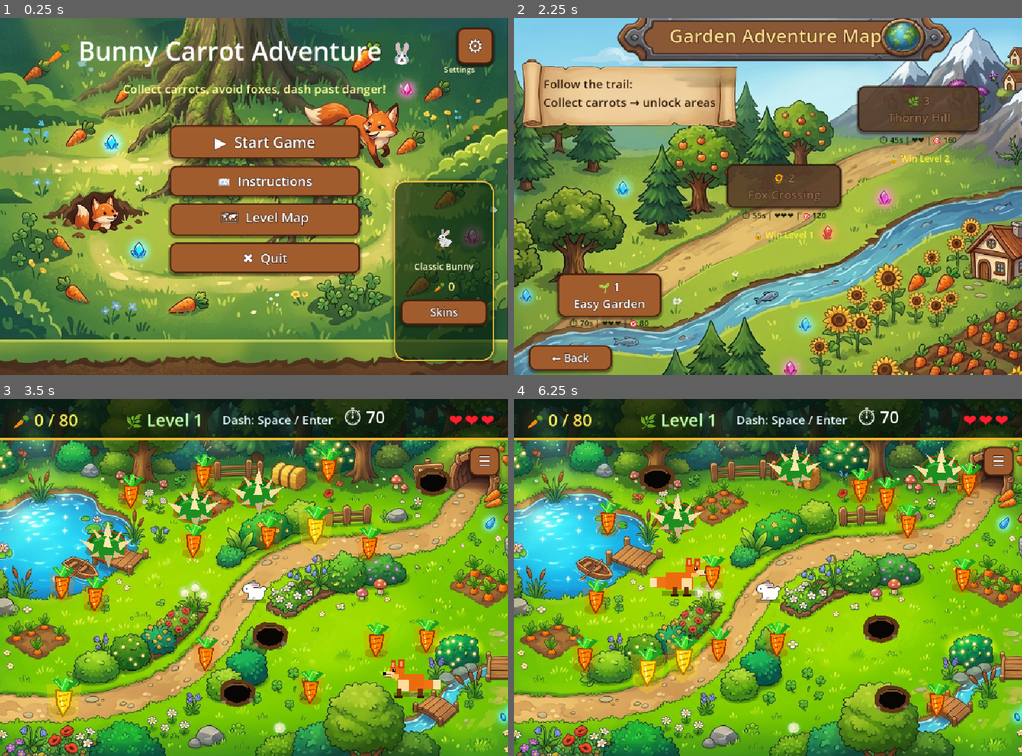
Above: before the commit, frames 1-4 (two rows, left to right).
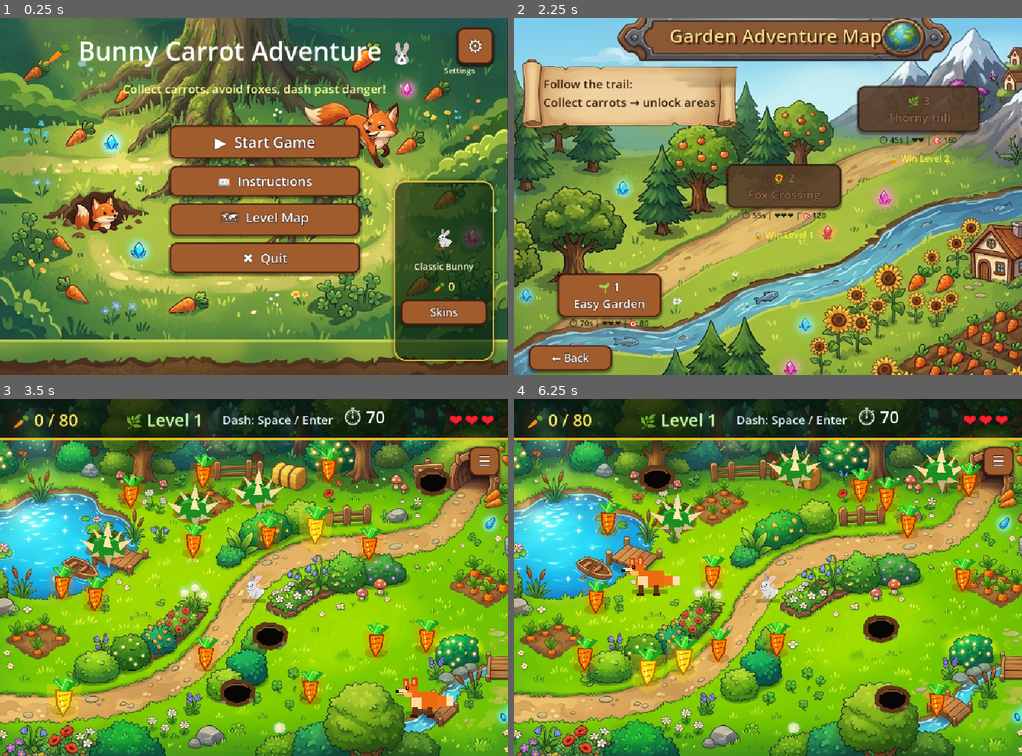
Above: after the commit, the same moments.

Repository: hamzabasem900-source/RUBBY
Game: Godot game, scene res://scenes/MainMenu.tscn
The game is run twice, just before and just after one commit, with the same random seed, the same clock (stepped at 60 frames per second) and the same inputs.
Inputs:
- Up to frame 1 (0.25 s): no input
- Up to frame 2 (2.25 s): click "🗺 Level Map" at 0.5 s; click "← Back" at 1.25 s; click "▶ Start Game" at 2 s
- Up to frame 3 (3.5 s): click "🌱 1 Easy Garden" at 2.75 s
- Up to frame 4 (6.25 s): click "☰" at 3.5 s; click "🏠 Back to Lobby" at 4.25 s; click "▶ Start Game" at 5 s; click "🌱 1 Easy Garden" at 5.75 s

The runs differ from the first frame. In frame 1, less than 0.1% of the frame differs, in the area x 87-94%, y 13-17%; in frame 2, 0.3%; in frame 3, 1.2%, in the area x 47-90%, y 48-90%; in frame 4, 1.1%.
Error after the commit: Parse Error: Cannot infer the type of "hop" variable because the value doesn't have a set type. (res://scripts/player.gd:239)

Commit message:
Animate tinted bunny skins and fit Arabic settings label

Diff:
--- a/scenes/LevelMap.tscn
+++ b/scenes/LevelMap.tscn
@@ -23,6 +23,18 @@
 position = Vector2(531, 38)
 scale = Vector2(1.0265352, 0.8722454)
 texture = ExtResource("3_he8ie")
+
+[node name="TitleTextShadow" type="Label" parent="."]
+layout_mode = 0
+offset_left = 291.0
+offset_top = 13.0
+offset_right = 772.0
+offset_bottom = 67.0
+theme_override_colors/font_color = Color(0.1, 0.04, 0.02, 0.62)
+theme_override_constants/outline_size = 0
+theme_override_font_sizes/font_size = 38
+text = "Garden Adventure Map"
+horizontal_alignment = 1
 
 [node name="TitleLabel" type="Label" parent="." unique_id=1022601210]
 layout_mode = 0
--- a/scenes/MainMenu.tscn
+++ b/scenes/MainMenu.tscn
@@ -88,6 +88,7 @@
 theme_override_font_sizes/font_size = 16
 text = "Settings"
 horizontal_alignment = 1
+vertical_alignment = 1
 
 [node name="CenterContainer" type="CenterContainer" parent="." unique_id=243046620]
 layout_mode = 1
--- a/scenes/Player.tscn
+++ b/scenes/Player.tscn
@@ -10,69 +10,216 @@
 [sub_resource type="CircleShape2D" id="SubResource_2"]
 radius = 34.0
 
+[sub_resource type="AtlasTexture" id="AtlasTexture_white_idle_0"]
+atlas = ExtResource("2_white_sheet")
+region = Rect2(104, 252, 86, 116)
+
+[sub_resource type="AtlasTexture" id="AtlasTexture_white_idle_1"]
+atlas = ExtResource("2_white_sheet")
+region = Rect2(170, 252, 86, 116)
+
+[sub_resource type="AtlasTexture" id="AtlasTexture_white_idle_2"]
+atlas = ExtResource("2_white_sheet")
+region = Rect2(234, 252, 86, 116)
+
+[sub_resource type="AtlasTexture" id="AtlasTexture_white_idle_3"]
+atlas = ExtResource("2_white_sheet")
+region = Rect2(292, 252, 88, 116)
+
+[sub_resource type="AtlasTexture" id="AtlasTexture_white_idle_4"]
+atlas = ExtResource("2_white_sheet")
+region = Rect2(352, 252, 92, 116)
+
+[sub_resource type="AtlasTexture" id="AtlasTexture_white_idle_5"]
+atlas = ExtResource("2_white_sheet")
+region = Rect2(420, 252, 96, 116)
+
+[sub_resource type="AtlasTexture" id="AtlasTexture_white_idle_6"]
+atlas = ExtResource("2_white_sheet")
+region = Rect2(352, 252, 92, 116)
+
+[sub_resource type="AtlasTexture" id="AtlasTexture_white_idle_7"]
+atlas = ExtResource("2_white_sheet")
+region = Rect2(292, 252, 88, 116)
+
+[sub_resource type="AtlasTexture" id="AtlasTexture_white_idle_8"]
+atlas = ExtResource("2_white_sheet")
+region = Rect2(234, 252, 86, 116)
+
+[sub_resource type="AtlasTexture" id="AtlasTexture_white_idle_9"]
+atlas = ExtResource("2_white_sheet")
+region = Rect2(170, 252, 86, 116)
+
 [sub_resource type="AtlasTexture" id="AtlasTexture_white_hop_0"]
 atlas = ExtResource("2_white_sheet")
-region = Rect2(8, 60, 88, 96)
+region = Rect2(8, 60, 88, 100)
 
 [sub_resource type="AtlasTexture" id="AtlasTexture_white_hop_1"]
 atlas = ExtResource("2_white_sheet")
-region = Rect2(74, 60, 88, 96)
+region = Rect2(74, 60, 88, 100)
 
 [sub_resource type="AtlasTexture" id="AtlasTexture_white_hop_2"]
 atlas = ExtResource("2_white_sheet")
-region = Rect2(139, 60, 88, 96)
+region = Rect2(139, 60, 88, 100)
 
 [sub_resource type="AtlasTexture" id="AtlasTexture_white_hop_3"]
 atlas = ExtResource("2_white_sheet")
-region = Rect2(213, 60, 88, 96)
+region = Rect2(213, 60, 88, 100)
 
 [sub_resource type="AtlasTexture" id="AtlasTexture_white_hop_4"]
 atlas = ExtResource("2_white_sheet")
-region = Rect2(289, 60, 88, 96)
+region = Rect2(289, 60, 88, 100)
 
 [sub_resource type="AtlasTexture" id="AtlasTexture_white_hop_5"]
 atlas = ExtResource("2_white_sheet")
-region = Rect2(362, 60, 88, 96)
+region = Rect2(362, 60, 88, 100)
 
 [sub_resource type="AtlasTexture" id="AtlasTexture_white_hop_6"]
 atlas = ExtResource("2_white_sheet")
-region = Rect2(430, 60, 88, 96)
+region = Rect2(430, 60, 88, 100)
+
+[sub_resource type="AtlasTexture" id="AtlasTexture_white_dash_0"]
+atlas = ExtResource("2_white_sheet")
+region = Rect2(15, 360, 96, 96)
+
+[sub_resource type="AtlasTexture" id="AtlasTexture_white_dash_1"]
+atlas = ExtResource("2_white_sheet")
+region = Rect2(100, 360, 96, 96)
+
+[sub_resource type="AtlasTexture" id="AtlasTexture_white_dash_2"]
+atlas = ExtResource("2_white_sheet")
+region = Rect2(180, 360, 96, 96)
+
+[sub_resource type="AtlasTexture" id="AtlasTexture_white_dash_3"]
+atlas = ExtResource("2_white_sheet")
+region = Rect2(265, 360, 96, 96)
+
+[sub_resource type="AtlasTexture" id="AtlasTexture_white_dash_4"]
+atlas = ExtResource("2_white_sheet")
+region = Rect2(345, 360, 96, 96)
+
+[sub_resource type="AtlasTexture" id="AtlasTexture_white_dash_5"]
+atlas = ExtResource("2_white_sheet")
+region = Rect2(425, 360, 96, 96)
+
+[sub_resource type="AtlasTexture" id="AtlasTexture_white_hurt_0"]
+atlas = ExtResource("2_white_sheet")
+region = Rect2(425, 360, 96, 96)
+
+[sub_resource type="AtlasTexture" id="AtlasTexture_white_hurt_1"]
+atlas = ExtResource("2_white_sheet")
+region = Rect2(430, 160, 92, 96)
+
+[sub_resource type="AtlasTexture" id="AtlasTexture_white_hurt_2"]
+atlas = ExtResource("2_white_sheet")
+region = Rect2(365, 160, 92, 96)
+
+[sub_resource type="AtlasTexture" id="AtlasTexture_white_hurt_3"]
+atlas = ExtResource("2_white_sheet")
+region = Rect2(100, 160, 92, 96)
 
 [sub_resource type="SpriteFrames" id="SpriteFrames_white_bunny"]
 animations = [{
 "frames": [{
-"duration": 1.0,
-"texture": SubResource("AtlasTexture_white_hop_0")
+"duration": 1.00,
+"texture": SubResource("AtlasTexture_white_idle_0")
+}, {
+"duration": 0.90,
+"texture": SubResource("AtlasTexture_white_idle_1")
+}, {
+"duration": 0.80,
+"texture": SubResource("AtlasTexture_white_idle_2")
+}, {
+"duration": 1.00,
+"texture": SubResource("AtlasTexture_white_idle_3")
+}, {
+"duration": 1.10,
+"texture": SubResource("AtlasTexture_white_idle_4")
+}, {
+"duration": 1.40,
+"texture": SubResource("AtlasTexture_white_idle_5")
+}, {
+"duration": 1.00,
+"texture": SubResource("AtlasTexture_white_idle_6")
+}, {
+"duration": 0.80,
+"texture": SubResource("AtlasTexture_white_idle_7")
+}, {
+"duration": 0.90,
+"texture": SubResource("AtlasTexture_white_idle_8")
+}, {
+"duration": 1.00,
+"texture": SubResource("AtlasTexture_white_idle_9")
 }],
 "loop": true,
 "name": &"idle",
 "speed": 5.0
 }, {
 "frames": [{
-"duration": 1.0,
+"duration": 0.75,
 "texture": SubResource("AtlasTexture_white_hop_0")
 }, {
-"duration": 1.0,
+"duration": 0.85,
 "texture": SubResource("AtlasTexture_white_hop_1")
 }, {
-"duration": 1.0,
+"duration": 1.00,
 "texture": SubResource("AtlasTexture_white_hop_2")
 }, {
-"duration": 1.0,
+"duration": 1.10,
 "texture": SubResource("AtlasTexture_white_hop_3")
 }, {
-"duration": 1.0,
+"duration": 1.00,
 "texture": SubResource("AtlasTexture_white_hop_4")
 }, {
-"duration": 1.0,
+"duration": 0.85,
 "texture": SubResource("AtlasTexture_white_hop_5")
 }, {
-"duration": 1.0,
+"duration": 0.75,
 "texture": SubResource("AtlasTexture_white_hop_6")
 }],
 "loop": true,
 "name": &"hop",
-"speed": 12.0
+"speed": 13.0
+}, {
+"frames": [{
+"duration": 0.70,
+"texture": SubResource("AtlasTexture_white_dash_0")
+}, {
+"duration": 0.80,
+"texture": SubResource("AtlasTexture_white_dash_1")
+}, {
+"duration": 1.00,
+"texture": SubResource("AtlasTexture_white_dash_2")
+}, {
+"duration": 0.80,
+"texture": SubResource("AtlasTexture_white_dash_3")
+}, {
+"duration": 0.90,
+"texture": SubResource("AtlasTexture_white_dash_4")
+}, {
+"duration": 0.70,
+"texture": SubResource("AtlasTexture_white_dash_5")
+}],
+"loop": true,
+"name": &"dash",
+"speed": 18.0
+}, {
+"frames": [{
+"duration": 1.20,
+"texture": SubResource("AtlasTexture_white_hurt_0")
+}, {
+"duration": 0.80,
+"texture": SubResource("AtlasTexture_white_hurt_1")
+}, {
+"duration": 0.90,
+"texture": SubResource("AtlasTexture_white_hurt_2")
+}, {
+"duration": 1.00,
+"texture": SubResource("AtlasTexture_white_hurt_3")
+}],
+"loop": false,
+"name": &"hurt",
+"speed": 10.0
 }]
 
 [node name="Player" type="CharacterBody2D"]
--- a/scripts/level_map.gd
+++ b/scripts/level_map.gd
@@ -5,7 +5,7 @@
 # =============================================
 
 @onready var title_label: Label = $TitleLabel
-@onready var title_shadow: Label = $TitleTextShadow
+@onready var title_shadow: Label = get_node_or_null("TitleTextShadow") as Label
 @onready var btn1: Button = $Level1Button
 @onready var btn2: Button = $Level2Button
 @onready var btn3: Button = $Level3Button
--- a/scripts/main_menu.gd
+++ b/scripts/main_menu.gd
@@ -96,6 +96,9 @@
 	settings_hint.offset_top = 92.0
 	settings_hint.offset_right = -30.0
 	settings_hint.offset_bottom = 120.0
+	settings_hint.horizontal_alignment = HORIZONTAL_ALIGNMENT_CENTER
+	settings_hint.vertical_alignment = VERTICAL_ALIGNMENT_CENTER
+	settings_hint.clip_text = false
 
 func _input(event: InputEvent) -> void:
 	if event is InputEventMouseButton:
@@ -113,6 +116,7 @@
 	title_label.text = SettingsManager.text("app_title")
 	subtitle_label.text = SettingsManager.text("main_subtitle")
 	settings_hint.text = SettingsManager.text("settings")
+	_apply_settings_hint_language_fit()
 	start_btn.text = SettingsManager.text("start_game")
 	instr_btn.text = SettingsManager.text("instructions")
 	map_btn.text = SettingsManager.text("level_map")
@@ -449,6 +453,19 @@
 		else:
 			button.text = SettingsManager.text("skin_buy")
 
+func _apply_settings_hint_language_fit() -> void:
+	if settings_hint == null:
+		return
+	var language := str(SettingsManager.get_setting("language"))
+	if language == "العربية":
+		settings_hint.text_direction = Control.TEXT_DIRECTION_RTL
+		settings_hint.language = "ar"
+		settings_hint.add_theme_font_size_override("font_size", 15)
+	else:
+		settings_hint.text_direction = Control.TEXT_DIRECTION_AUTO
+		settings_hint.language = ""
+		settings_hint.add_theme_font_size_override("font_size", 16)
+
 func _on_start() -> void:
 	AudioManager.play_button_click()
 	get_tree().change_scene_to_file("res://scenes/LevelMap.tscn")
--- a/scripts/player.gd
+++ b/scripts/player.gd
@@ -13,6 +13,12 @@
 const INVINCIBLE_DURATION: float = 1.5
 const WORLD_MIN: Vector2 = Vector2(32.0, 88.0)
 const WORLD_MAX: Vector2 = Vector2(992.0, 694.0)
+const IDLE_BREATHE_SPEED: float = 3.2
+const IDLE_BREATHE_HEIGHT: float = 2.4
+const WALK_HOP_SPEED: float = 11.5
+const DASH_HOP_SPEED: float = 19.5
+const DAMAGE_REACTION_DURATION: float = 0.34
+const LANDING_SQUASH_DURATION: float = 0.12
 
 var invincible:      bool  = false
 var invincible_timer: float = 0.0
@@ -22,10 +28,17 @@
 var _dash_cooldown: float  = 0.0
 var _dash_dir:      Vector2 = Vector2.RIGHT
 var _hop_time:      float = 0.0
+var _idle_time:     float = 0.0
+var _landing_squash_timer: float = 0.0
+var _damage_reaction_timer: float = 0.0
+var _was_moving_last_frame: bool = false
+var _current_bunny_animation: String = ""
 var _bunny_icon_base_position: Vector2 = Vector2.ZERO
 var _bunny_icon_base_scale: Vector2 = Vector2.ONE
+var _bunny_icon_base_tint: Color = Color(1.0, 1.0, 1.0, 1.0)
 var _bunny_frames_base_position: Vector2 = Vector2.ZERO
 var _bunny_frames_base_scale: Vector2 = Vector2.ONE
+var _bunny_frames_base_tint: Color = Color(1.0, 1.0, 1.0, 1.0)
 var _skin_badge_base_position: Vector2 = Vector2.ZERO
 var _bunny_facing_right: bool = true
 var _use_white_bunny_frames: bool = false
@@ -53,12 +66,14 @@
 	if ear_r:  ear_r.color  = col
 	if tail:   tail.color   = tail_col
 	_apply_skin_physics(skin)
-	_use_white_bunny_frames = str(skin.get("id", "")) == "white_bunny" and bunny_frames != null
+	_use_white_bunny_frames = _skin_uses_sprite_frames(str(skin.get("id", ""))) and bunny_frames != null
 	if bunny_icon:
 		bunny_icon.text = str(skin["icon"])
 		var icon_tint: Color = col
 		if skin.has("icon_tint") and skin["icon_tint"] is Color:
 			icon_tint = skin["icon_tint"]
+		_bunny_icon_base_tint = icon_tint
+		_bunny_frames_base_tint = _get_sprite_frame_tint(skin, icon_tint)
 		bunny_icon.modulate = icon_tint
 		bunny_icon.add_theme_color_override("font_color", icon_tint)
 		bunny_icon.add_theme_font_size_override("font_size", int(skin.get("icon_font_size", 58)))
@@ -74,10 +89,22 @@
 		_bunny_frames_base_scale = Vector2(abs(bunny_frames.scale.x), abs(bunny_frames.scale.y))
 		if _use_white_bunny_frames:
 			bunny_frames.play("idle")
-	_set_bunny_visual_transform(0.0, 0.0, 0.0)
+	_set_bunny_visual_transform(0.0, 0.0, 0.0, Vector2.ZERO)
 	# Connect pickup area for carrot detection
 	if pickup:
 		pickup.area_entered.connect(_on_pickup_area_entered)
+
+func _skin_uses_sprite_frames(skin_id: String) -> bool:
+	# Use the same hand-drawn bunny sheet for every playable bunny skin, then
+	# tint it per skin so brown/dune/snow bunnies animate like the white one.
+	return skin_id.ends_with("_bunny") or skin_id == "dune_hare" or skin_id == "snow_scout"
+
+func _get_sprite_frame_tint(skin: Dictionary, fallback_tint: Color) -> Color:
+	if str(skin.get("id", "")) == "white_bunny":
+		return Color(1.0, 1.0, 1.0, 1.0)
+	if skin.has("icon_tint") and skin["icon_tint"] is Color:
+		return skin["icon_tint"]
+	return fallback_tint
 
 func _apply_skin_physics(skin: Dictionary) -> void:
 	if collision_shape != null and collision_shape.shape is CapsuleShape2D:
@@ -115,6 +142,10 @@
 	# ── Dash cooldown tick ───────────────────────────────────────────────────
 	if _dash_cooldown > 0.0:
 		_dash_cooldown -= delta
+	if _landing_squash_timer > 0.0:
+		_landing_squash_timer = max(_landing_squash_timer - delta, 0.0)
+	if _damage_reaction_timer > 0.0:
+		_damage_reaction_timer = max(_damage_reaction_timer - delta, 0.0)
 
 	# ── Active dash movement (ignores normal input while dashing) ────────────
 	if _dashing:
@@ -125,6 +156,7 @@
 		_animate_bunny(delta, _dash_dir, true)
 		if _dash_timer <= 0.0:
 			_dashing = false
+			_landing_squash_timer = LANDING_SQUASH_DURATION
 		return
 
 	# ── Read directional input ───────────────────────────────────────────────
@@ -161,28 +193,75 @@
 func _animate_bunny(delta: float, dir: Vector2, dash_active: bool) -> void:
 	if not _has_active_bunny_visual():
 		return
-	var t: float = min(delta * 10.0, 1.0)
+	var blend_speed := 10.0
+	if dash_active:
+		blend_speed = 14.0
+	var t: float = min(delta * blend_speed, 1.0)
+	var moving := dir.length() > 0.0
 	if abs(dir.x) > 0.05:
-		# Face the visual Label toward the last horizontal movement direction.
+		# Face only the visual toward the last horizontal movement direction.
 		# The physics root stays positive to avoid mirrored collisions.
 		_bunny_facing_right = dir.x > 0.0
-
-	if dir.length() <= 0.0:
+	if _damage_reaction_timer > 0.0:
+		_play_white_bunny_animation("hurt", 1.25)
+		_apply_damage_reaction(delta, dir, t)
+		_was_moving_last_frame = moving
+		return
+	if not moving:
+		_idle_time += delta
 		_hop_time = 0.0
-		_set_white_bunny_animation("idle", 1.0)
-		_lerp_bunny_visual_transform(0.0, 0.0, 0.0, t)
-		return
-
-	_set_white_bunny_animation("hop", 1.45 if dash_active else 1.0)
-	_hop_time += delta * (18.0 if dash_active else 11.0)
-	var hop: float = abs(sin(_hop_time)) * (12.0 if dash_active else 8.0)
-	var squash: float = abs(sin(_hop_time * 1.15))
-	var tilt_sign: float = 1.0 if _bunny_facing_right else -1.0
-	var tilt: float = tilt_sign * (0.16 if dash_active else 0.09)
-	_set_bunny_visual_transform(hop, squash, tilt)
-
-func _set_bunny_visual_transform(hop: float, squash: float, rotation_value: float) -> void:
-	var target_position := _get_bunny_base_position() + Vector2(0.0, -hop)
+		_play_white_bunny_animation("idle", 1.0)
+		var idle_bob := (sin(_idle_time * IDLE_BREATHE_SPEED) + 1.0) * 0.5 * IDLE_BREATHE_HEIGHT
+		var idle_squash := 0.08 + (sin(_idle_time * IDLE_BREATHE_SPEED + PI * 0.45) + 1.0) * 0.025
+		var landing_ratio := _get_landing_squash_ratio()
+		_lerp_bunny_visual_transform(idle_bob, idle_squash + landing_ratio * 0.34, 0.0, t, Vector2.ZERO)
+		_was_moving_last_frame = false
+		return
+	if not _was_moving_last_frame:
+		_landing_squash_timer = LANDING_SQUASH_DURATION * 0.55
+	_idle_time = 0.0
+	var animation_name := "hop"
+	var animation_speed := 1.0
+	if dash_active:
+		animation_name = "dash"
+		animation_speed = 1.35
+	_play_white_bunny_animation(animation_name, animation_speed)
+	var hop_speed := WALK_HOP_SPEED
+	if dash_active:
+		hop_speed = DASH_HOP_SPEED
+	_hop_time += delta * hop_speed
+	var hop_wave := abs(sin(_hop_time))
+	var hop_height := 8.5
+	var squash_strength := 0.24
+	if dash_active:
+		hop_height = 13.5
+		squash_strength = 0.34
+	var hop := hop_wave * hop_height
+	var stride_squash := pow(1.0 - hop_wave, 2.0) * squash_strength
+	var landing_squash := _get_landing_squash_ratio() * 0.28
+	var lean_strength := 0.10
+	var forward_strength := 2.0
+	if dash_active:
+		lean_strength = 0.18
+		forward_strength = 5.0
+	var direction_lean := clamp(dir.x, -1.0, 1.0) * lean_strength
+	var vertical_lean := clamp(dir.y, -1.0, 1.0) * 0.04
+	var forward_offset := Vector2(_get_bunny_facing_sign() * forward_strength, 0.0)
+	_set_bunny_visual_transform(hop, stride_squash + landing_squash, direction_lean + vertical_lean, forward_offset)
+	_was_moving_last_frame = true
+
+func _apply_damage_reaction(_delta: float, _dir: Vector2, weight: float) -> void:
+	var progress := 1.0 - (_damage_reaction_timer / DAMAGE_REACTION_DURATION)
+	var shake := sin(progress * PI * 10.0) * (1.0 - progress)
+	var facing := _get_bunny_facing_sign()
+	var recoil := Vector2(-facing * 5.0 * (1.0 - progress), -4.0 * (1.0 - progress))
+	var squash := 0.30 * (1.0 - progress)
+	_lerp_bunny_visual_transform(2.0, squash, shake * 0.24, weight, recoil)
+	var damage_tint := Color(1.0, 0.72, 0.72, 1.0)
+	_set_bunny_visual_tint(damage_tint.lerp(Color(1.0, 1.0, 1.0, 1.0), progress))
+
+func _set_bunny_visual_transform(hop: float, squash: float, rotation_value: float, local_offset: Vector2) -> void:
+	var target_position := _get_bunny_base_position() + local_offset + Vector2(0.0, -hop)
 	var target_scale := _get_bunny_facing_scale(squash)
 	if _use_white_bunny_frames and bunny_frames != null:
 		bunny_frames.position = target_position
@@ -193,12 +272,13 @@
 		bunny_icon.scale = target_scale
 		bunny_icon.rotation = rotation_value
 	_update_shadow_for_hop(hop, squash)
+	_set_bunny_visual_tint(Color(1.0, 1.0, 1.0, 1.0))
 	if _skin_badge != null:
-		_skin_badge.position = _skin_badge_base_position + Vector2(0.0, -hop)
+		_skin_badge.position = _skin_badge_base_position + local_offset + Vector2(0.0, -hop)
 		_skin_badge.rotation = rotation_value
 
-func _lerp_bunny_visual_transform(hop: float, squash: float, rotation_value: float, weight: float) -> void:
-	var target_position := _get_bunny_base_position() + Vector2(0.0, -hop)
+func _lerp_bunny_visual_transform(hop: float, squash: float, rotation_value: float, weight: float, local_offset: Vector2) -> void:
+	var target_position := _get_bunny_base_position() + local_offset + Vector2(0.0, -hop)
 	var target_scale := _get_bunny_facing_scale(squash)
 	if _use_white_bunny_frames and bunny_frames != null:
 		bunny_frames.position = bunny_frames.position.lerp(target_position, weight)
@@ -210,7 +290,7 @@
 		bunny_icon.rotation = lerp(bunny_icon.rotation, rotation_value, weight)
 	_update_shadow_for_hop(hop, squash)
 	if _skin_badge != null:
-		_skin_badge.position = _skin_badge.position.lerp(_skin_badge_base_position + Vector2(0.0, -hop), weight)
+		_skin_badge.position = _skin_badge.position.lerp(_skin_badge_base_position + local_offset + Vector2(0.0, -hop), weight)
 		_skin_badge.rotation = lerp(_skin_badge.rotation, rotation_value, weight)
 
 func _has_active_bunny_visual() -> bool:
@@ -221,31 +301,46 @@
 		return _bunny_frames_base_position
 	return _bunny_icon_base_position
 
-func _set_white_bunny_animation(animation_name: String, speed_scale: float) -> void:
+func _play_white_bunny_animation(animation_name: String, speed_scale: float) -> void:
 	if not _use_white_bunny_frames or bunny_frames == null:
 		return
 	bunny_frames.speed_scale = speed_scale
-	if bunny_frames.animation != animation_name:
+	if _current_bunny_animation != animation_name or bunny_frames.animation != animation_name:
+		_current_bunny_animation = animation_name
 		bunny_frames.play(animation_name)
 
 func _update_shadow_for_hop(hop: float, squash: float) -> void:
 	if shadow == null:
 		return
-	var lift_ratio: float = clamp(hop / 12.0, 0.0, 1.0)
-	shadow.scale = Vector2(1.0 - lift_ratio * 0.18 + squash * 0.03, 1.0 - lift_ratio * 0.10)
-	shadow.modulate.a = 1.0 - lift_ratio * 0.25
+	var lift_ratio: float = clamp(hop / 13.5, 0.0, 1.0)
+	shadow.scale = Vector2(1.0 - lift_ratio * 0.22 + squash * 0.10, 1.0 - lift_ratio * 0.18 + squash * 0.06)
+	shadow.modulate.a = 1.0 - lift_ratio * 0.32
 
 func _get_bunny_facing_scale(squash: float) -> Vector2:
 	var base_scale := _bunny_frames_base_scale if _use_white_bunny_frames else _bunny_icon_base_scale
-	var facing_sign := 1.0 if _bunny_facing_right else -1.0
+	var facing_sign := _get_bunny_facing_sign()
 	if not _use_white_bunny_frames:
 		# The fallback side-view rabbit glyph points left by default, so a
 		# right-facing emoji bunny must be mirrored.
 		facing_sign = -1.0 if _bunny_facing_right else 1.0
 	return base_scale * Vector2(
-		facing_sign * (1.0 + squash * 0.05),
-		1.0 - squash * 0.04
+		facing_sign * (1.0 + squash * 0.10),
+		1.0 - squash * 0.08
 	)
+
+func _get_bunny_facing_sign() -> float:
+	return 1.0 if _bunny_facing_right else -1.0
+
+func _get_landing_squash_ratio() -> float:
+	if _landing_squash_timer <= 0.0:
+		return 0.0
+	return _landing_squash_timer / LANDING_SQUASH_DURATION
+
+func _set_bunny_visual_tint(tint: Color) -> void:
+	if _use_white_bunny_frames and bunny_frames != null:
+		bunny_frames.modulate = _bunny_frames_base_tint * tint
+	elif bunny_icon != null:
+		bunny_icon.modulate = _bunny_icon_base_tint * tint
 
 func _keep_inside_world() -> void:
 	global_position = global_position.clamp(WORLD_MIN, WORLD_MAX)
@@ -255,6 +350,8 @@
 		return
 	invincible       = true
 	invincible_timer = INVINCIBLE_DURATION
+	_damage_reaction_timer = DAMAGE_REACTION_DURATION
+	_landing_squash_timer = LANDING_SQUASH_DURATION
 	AudioManager.play_damage()
 	GameManager.lose_life()
 
--- a/scripts/settings_manager.gd
+++ b/scripts/settings_manager.gd
@@ -119,7 +119,11 @@
 
 func _center_window(size: Vector2i) -> void:
 	var screen_size := DisplayServer.screen_get_size()
-	DisplayServer.window_set_position((screen_size - size) / 2)
+	var centered_position := Vector2i(
+		int((screen_size.x - size.x) / 2.0),
+		int((screen_size.y - size.y) / 2.0)
+	)
+	DisplayServer.window_set_position(centered_position)
 
 func apply_audio_settings() -> void:
 	_set_bus_volume("Master", float(values["master_volume"]), bool(values["mute_audio"]))
Not shown: 1 places in scenes/Player.tscn that only renumber resources
